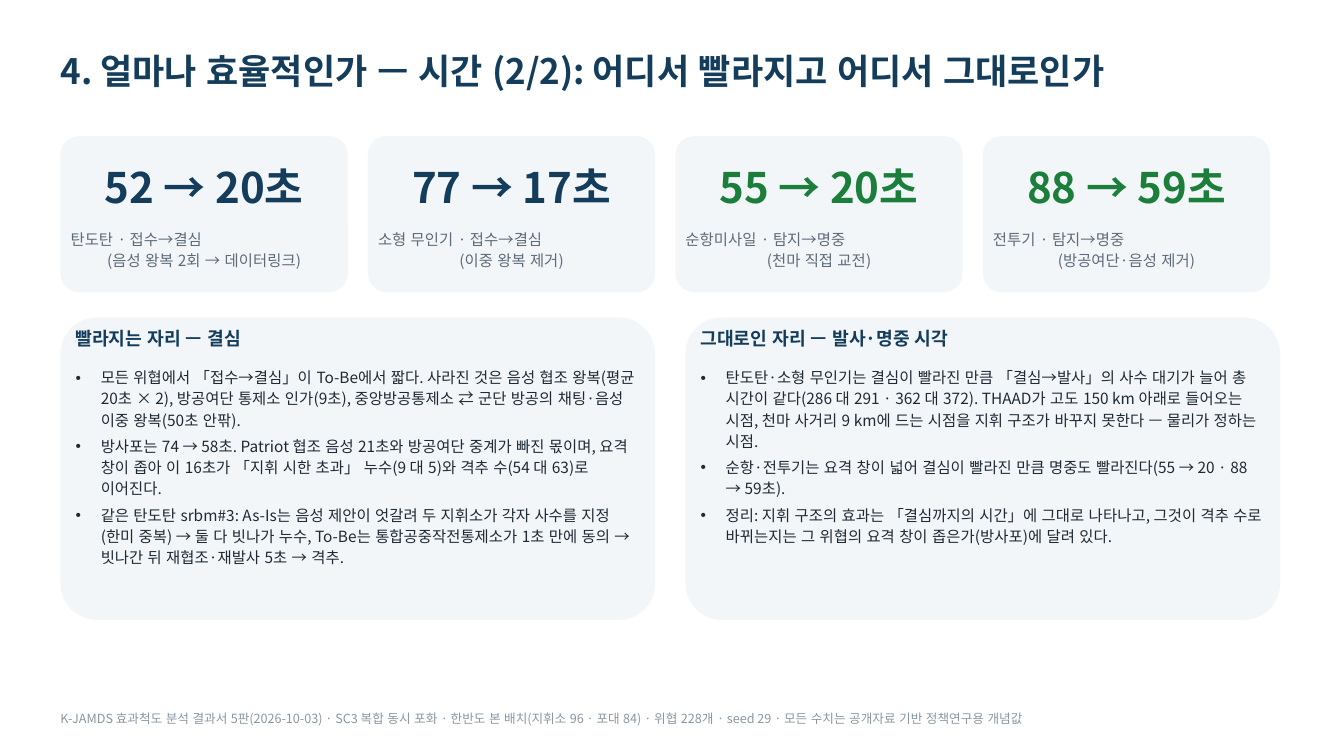
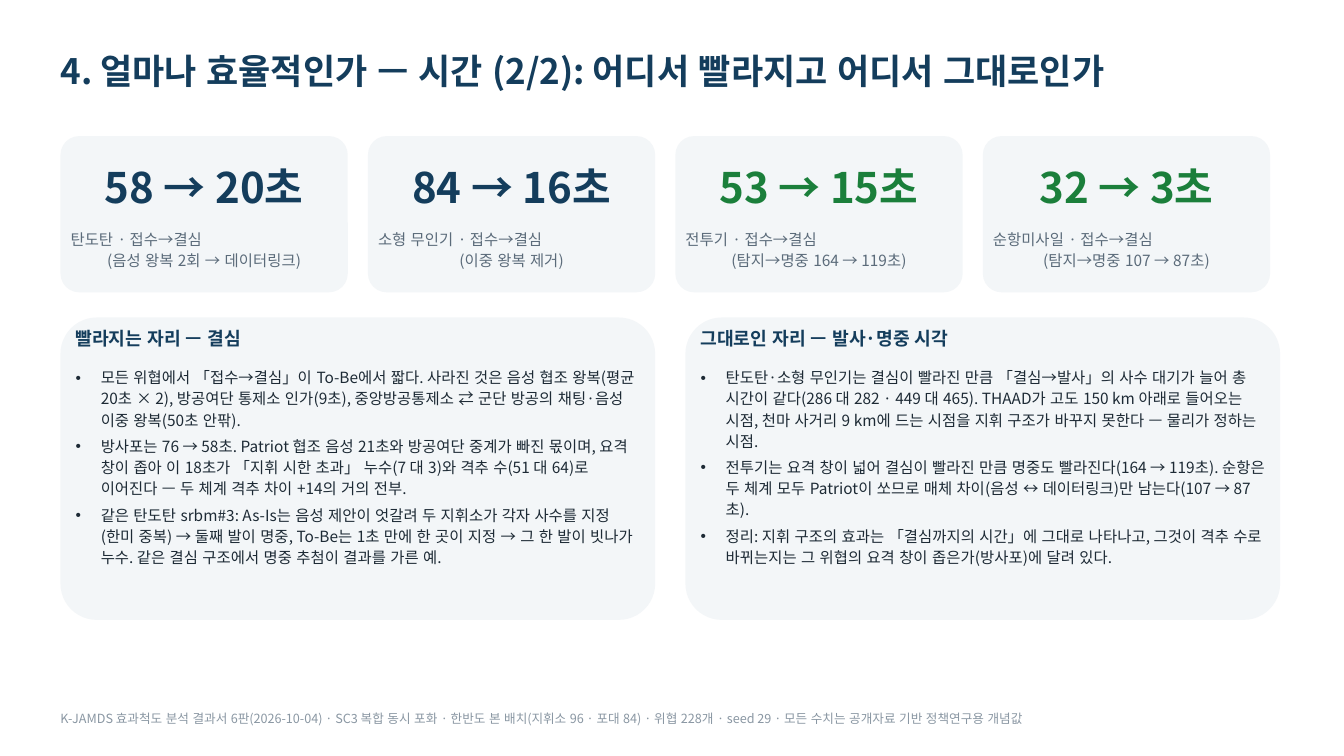
Before and after one commit to DaehyunY00/Air_Defense, a slide deck: slide 7 of K-JAMDS_효과척도_발표정리본.pptx. Drawn at 1344x756 pixels with LibreOffice and Linux fonts; fonts in the diff are those of the drawing. Boxes give left, top, right and bottom in pixels: in the first picture for what was removed or moved away, otherwise in the second. Text is boxed around its words. In the diff, an @@ line names an element or a change of style, - is before the commit and + after.

```diff
--- a/K-JAMDS_효과척도_발표정리본.pptx
+++ b/K-JAMDS_효과척도_발표정리본.pptx
@@ text at box(105, 168, 303, 204): text changed @@
-52 → 20초
+58 → 20초
@@ text at box(412, 168, 611, 204): text changed @@
-77 → 17초
+84 → 16초
@@ text at box(720, 168, 918, 204): text changed @@
-55 → 20초
+53 → 15초
@@ text at box(1039, 168, 1213, 204): text changed @@
-88 → 59초
+32 → 3초
@@ text at box(685, 232, 906, 269): text changed @@
-순항미사일 · 탐지→명중
-(천마 직접 교전)
+전투기 · 접수→결심
+(탐지→명중 164 → 119초)
@@ text at box(993, 232, 1210, 269): text changed @@
-전투기 · 탐지→명중
-(방공여단·음성 제거)
+순항미사일 · 접수→결심
+(탐지→명중 107 → 87초)
@@ text at box(726, 370, 1265, 497): text changed @@
-• 탄도탄·소형 무인기는 결심이 빨라진 만큼 「결심→발사」의 사수 대기가 늘어 총 시간이 같다(286 대 291 · 362 대 372). THAAD가 고도 150 km 아래로 들어오는 시점, 천마 사거리 9 km에 드는 시점을 지휘 구조가 바꾸지 못한다 — 물리가 정하는 시점.
-• 순항·전투기는 요격 창이 넓어 결심이 빨라진 만큼 명중도 빨라진다(55 → 20 · 88 → 59초).
+• 탄도탄·소형 무인기는 결심이 빨라진 만큼 「결심→발사」의 사수 대기가 늘어 총 시간이 같다(286 대 282 · 449 대 465). THAAD가 고도 150 km 아래로 들어오는 시점, 천마 사거리 9 km에 드는 시점을 지휘 구조가 바꾸지 못한다 — 물리가 정하는 시점.
+• 전투기는 요격 창이 넓어 결심이 빨라진 만큼 명중도 빨라진다(164 → 119초). 순항은 두 체계 모두 Patriot이 쏘므로 매체 차이(음성 ↔ 데이터링크)만 남는다(107 → 87초).
@@ text at box(101, 439, 633, 565): text changed @@
-• 방사포는 74 → 58초. Patriot 협조 음성 21초와 방공여단 중계가 빠진 몫이며, 요격 창이 좁아 이 16초가 「지휘 시한 초과」 누수(9 대 5)와 격추 수(54 대 63)로 이어진다.
-• 같은 탄도탄 srbm#3: As-Is는 음성 제안이 엇갈려 두 지휘소가 각자 사수를 지정(한미 중복) → 둘 다 빗나가 누수, To-Be는 통합공중작전통제소가 1초 만에 동의 → 빗나간 뒤 재협조·재발사 5초 → 격추.
+• 방사포는 76 → 58초. Patriot 협조 음성 21초와 방공여단 중계가 빠진 몫이며, 요격 창이 좁아 이 18초가 「지휘 시한 초과」 누수(7 대 3)와 격추 수(51 대 64)로 이어진다 — 두 체계 격추 차이 +14의 거의 전부.
+• 같은 탄도탄 srbm#3: As-Is는 음성 제안이 엇갈려 두 지휘소가 각자 사수를 지정(한미 중복) → 둘째 발이 명중, To-Be는 1초 만에 한 곳이 지정 → 그 한 발이 빗나가 누수. 같은 결심 구조에서 명중 추첨이 결과를 가른 예.
@@ text at box(60, 712, 1023, 725): text changed @@
-K-JAMDS 효과척도 분석 결과서 5판(2026-10-03) · SC3 복합 동시 포화 · 한반도 본 배치(지휘소 96 · 포대 84) · 위협 228개 · seed 29 · 모든 수치는 공개자료 기반 정책연구용 개념값
+K-JAMDS 효과척도 분석 결과서 6판(2026-10-04) · SC3 복합 동시 포화 · 한반도 본 배치(지휘소 96 · 포대 84) · 위협 228개 · seed 29 · 모든 수치는 공개자료 기반 정책연구용 개념값
```
Also in this commit, not shown: 10 other slides changed, 22 other files.
